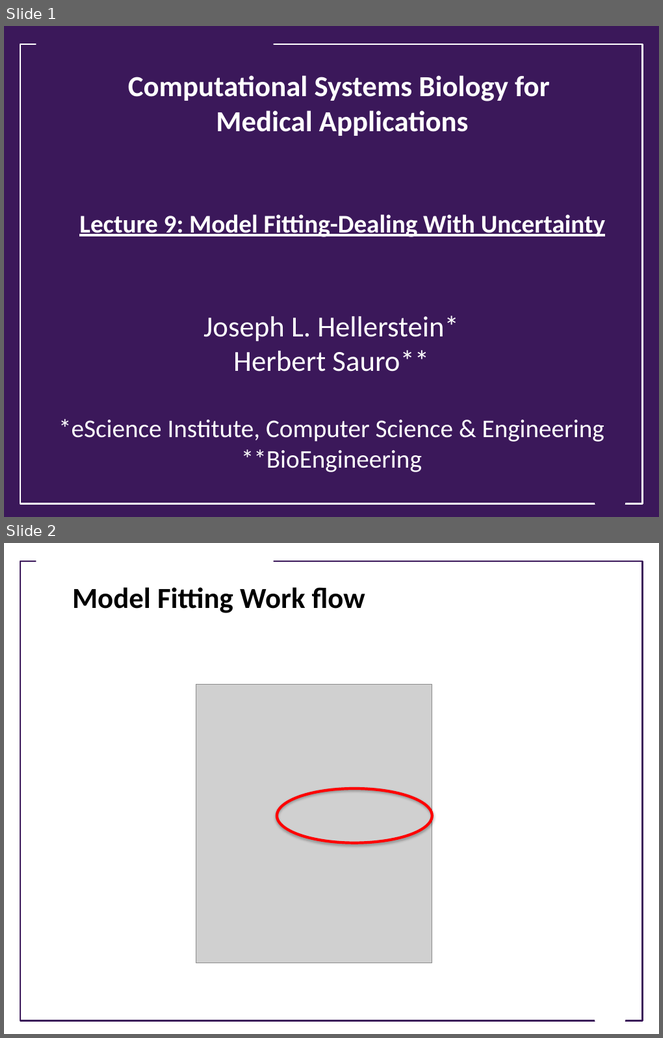
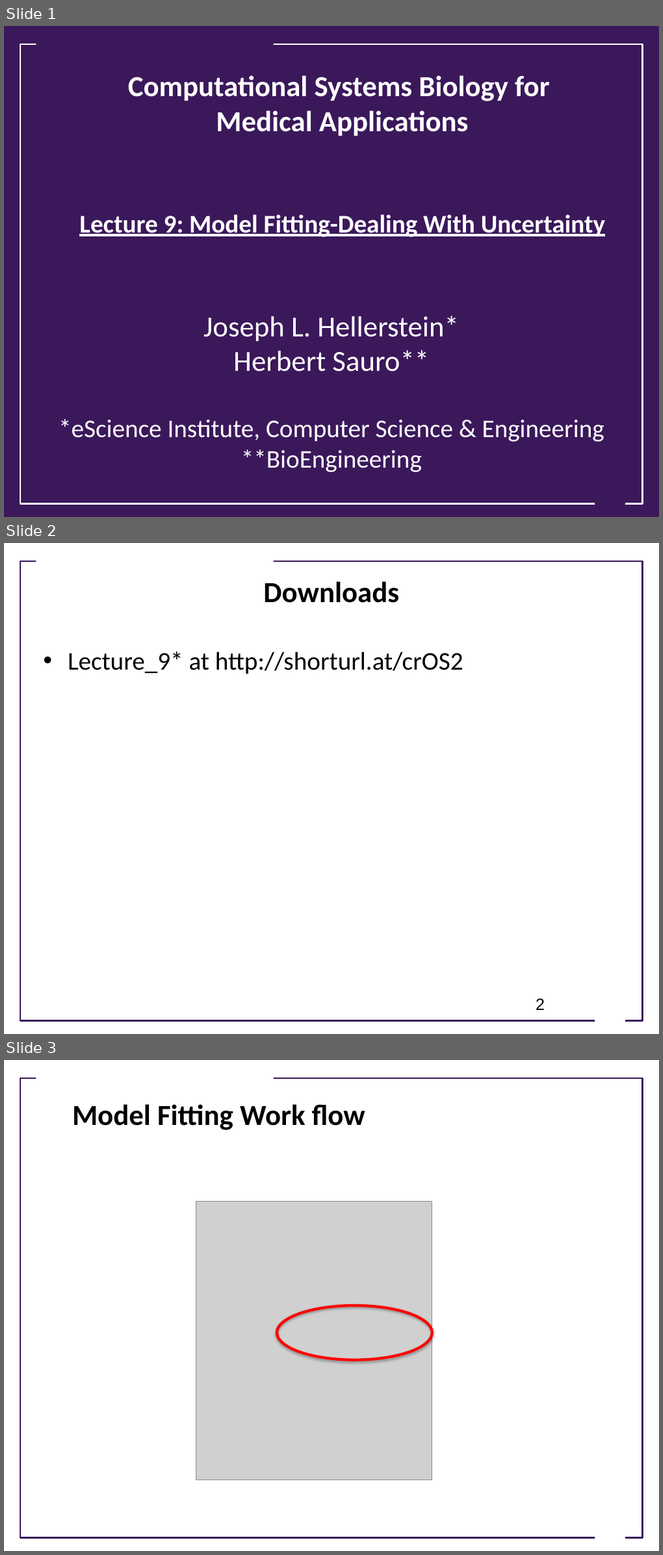
Before and after one commit to ModelEngineering/advancing-biomedical-models, a slide deck: lectures/lecture_9/Lecture_9_Model_Fitting_Dealing_With_Uncertainty.pptx. Shown one above the other, each under a label of ours: slides 1 and 2 before the commit, slides 1, 2 and 3 after it. The pictures are 663x1038 and 663x1555 pixels, drawn with LibreOffice and Linux fonts; fonts in the diff are those of the drawing; grey boxes stand for pictures; background and template pictures are left out. Boxes give left, top, right and bottom in pixels: in the first picture for what was removed or moved away, otherwise in the second. Text is boxed around its words. In the diff, an @@ line names an element or a change of style, - is before the commit and + after.

```diff
--- a/lectures/lecture_9/Lecture_9_Model_Fitting_Dealing_With_Uncertainty.pptx
+++ b/lectures/lecture_9/Lecture_9_Model_Fitting_Dealing_With_Uncertainty.pptx
@@ slide 2 added at bbox=[4, 543, 659, 1034], background #FFFFFF; not listed: 3 template elements that a slide beside it also shows @@
@@ title added at bbox=[263, 581, 399, 603], 32 pt, text #000000, bold @@
+Downloads
@@ text added at bbox=[68, 652, 464, 674], 28 pt, text #000000 @@
+• Lecture_9* at http://shorturl.at/crOS2
@@ page number added at bbox=[536, 999, 545, 1010], 18 pt, text #000000 @@
+2
@@ what was slide 2 is now slide 3 @@
```
Also in this commit, not shown: 2 slides changed, 1 other file.
